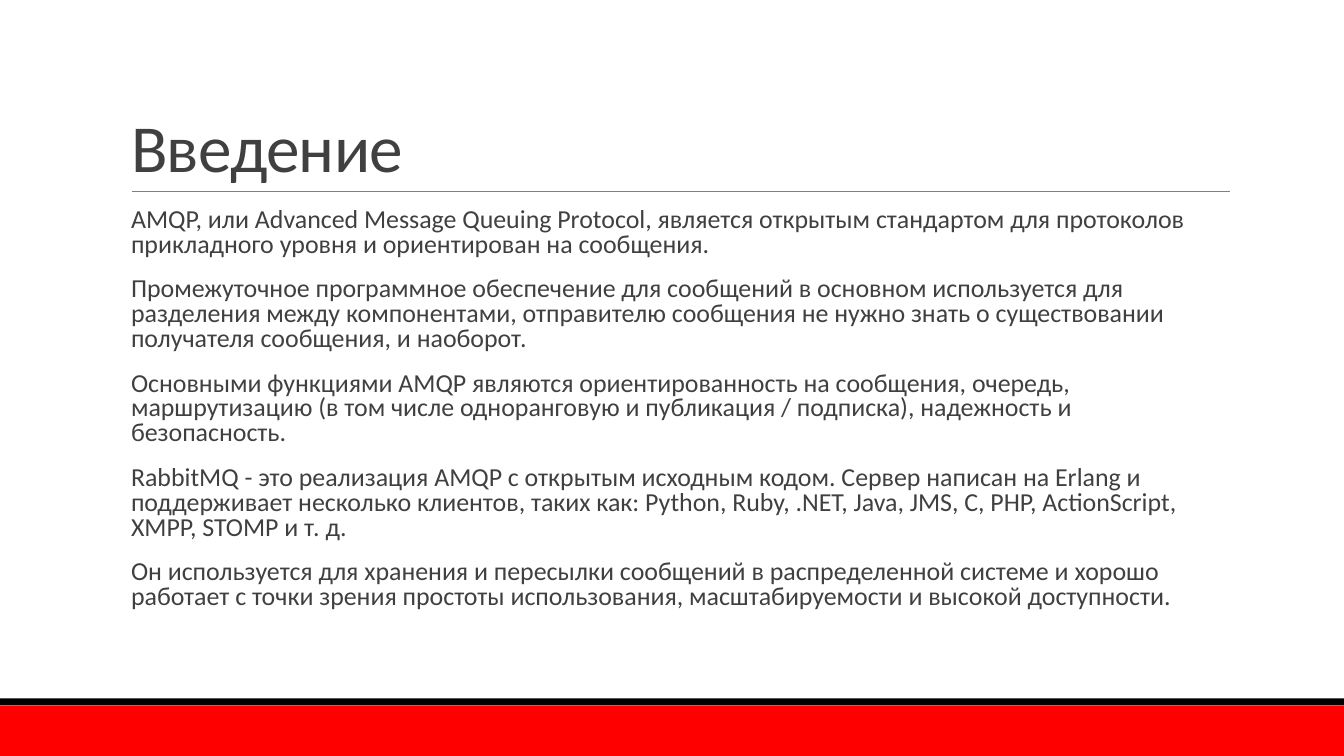
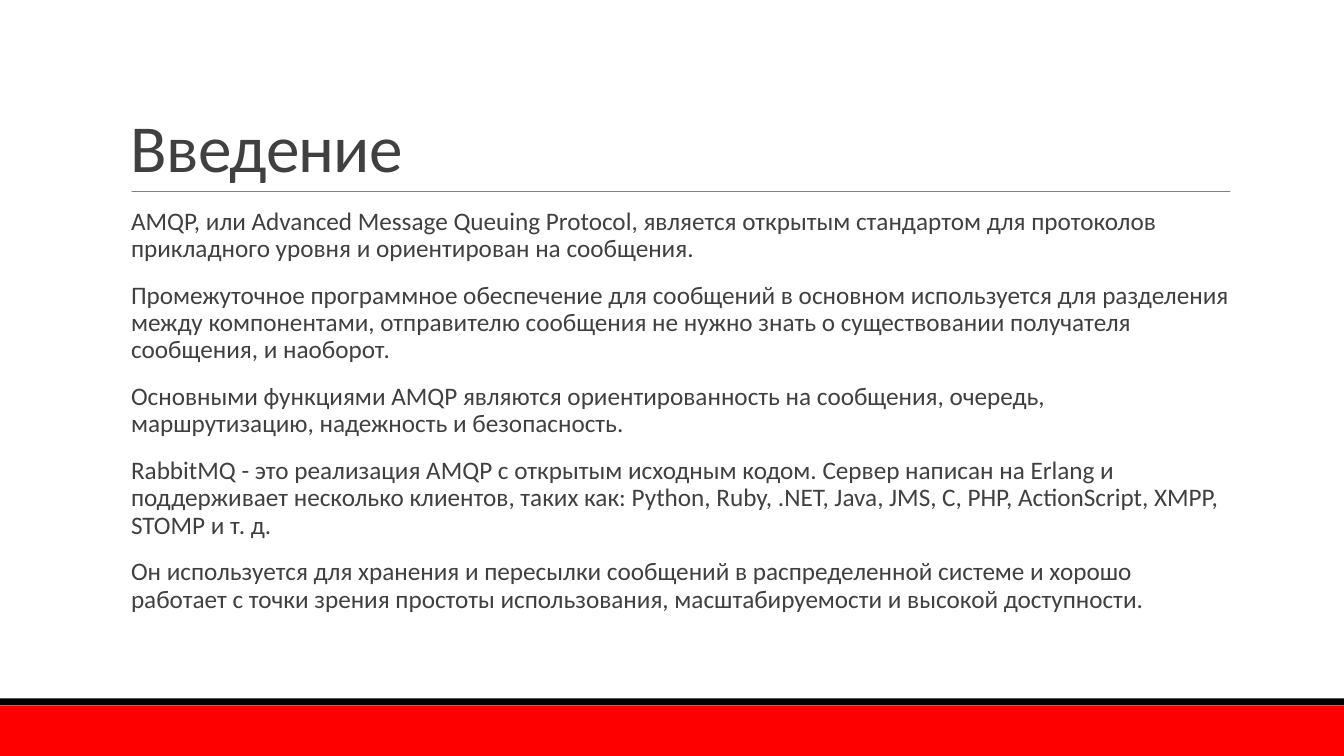
Before and after one commit to TurCons/DisconfRabbitMq, a slide deck: slide 2 of presentation/RabbitMQ.pptx. Drawn at 1344x756 pixels with LibreOffice and Linux fonts; fonts in the diff are those of the drawing; background and template pictures are left out. Boxes give left, top, right and bottom in pixels: in the first picture for what was removed or moved away, otherwise in the second. Text is boxed around its words. In the diff, an @@ line names an element or a change of style, - is before the commit and + after.

```diff
--- a/presentation/RabbitMQ.pptx
+++ b/presentation/RabbitMQ.pptx
@@ text at box(131, 212, 1228, 612): size 18.5 to 18 pt in "AMQP, или Advanced Message Queuing Protocol, является ...", "Промежуточное программное обеспечение для сообщений в основн ...", "RabbitMQ - это реализация AMQP с открытым ...", "Он используется для хранения и пересылки сообщений ..."; line spacing 0.8 to 0.9 @@
@@ text at box(131, 388, 1045, 436): text changed; size 18.5 to 18 pt @@
-  Основными функциями AMQP являются ориентированность на сообщения, очередь, маршрутизацию (в том числе одноранговую и публикация / подписка), надежность и безопасность.
+  Основными функциями AMQP являются ориентированность на сообщения, очередь, маршрутизацию, надежность и безопасность.
```
Also in this commit, not shown: 8 other slides changed, 1 slide added, 6 other files.
